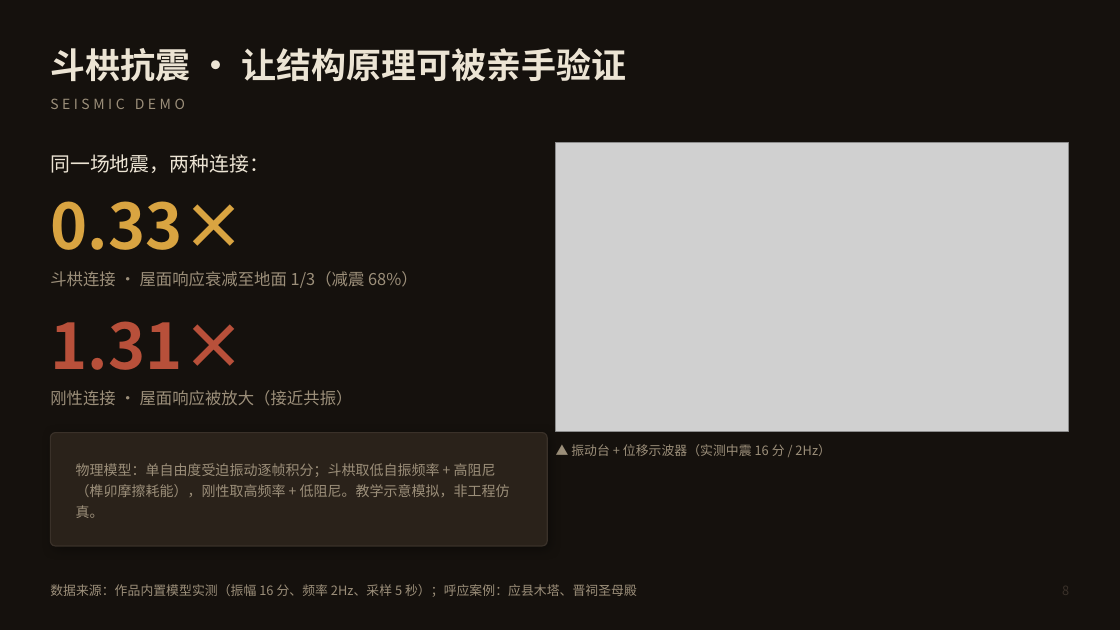
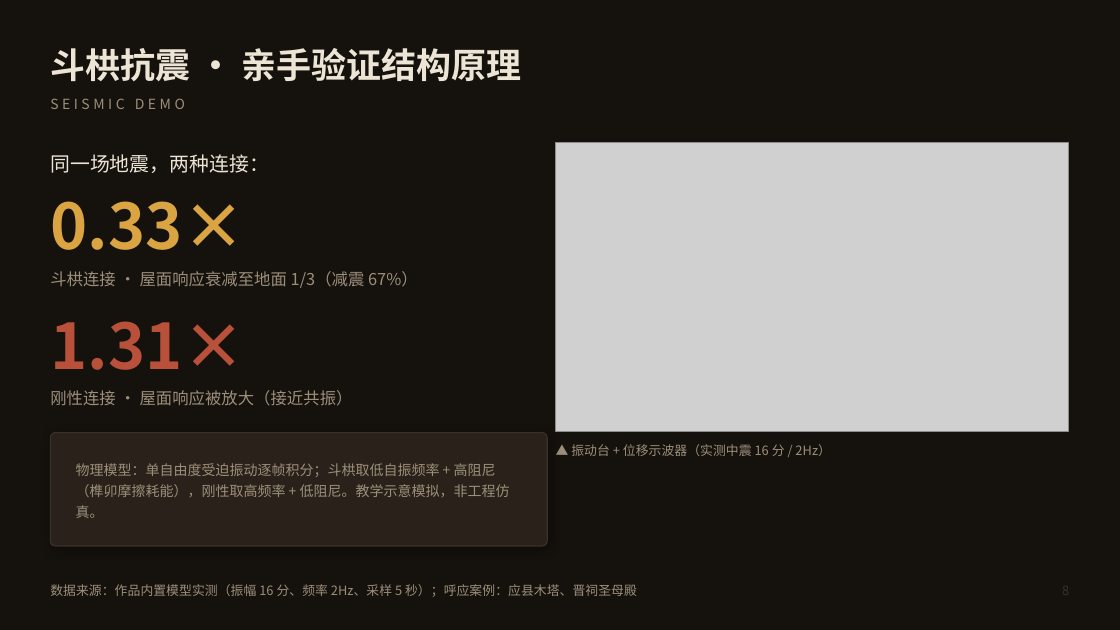
Before and after one commit to honggong123/yingzao, a slide deck: slide 8 of docs/答辩PPT.pptx. Drawn at 1120x630 pixels with LibreOffice and Linux fonts; fonts in the diff are those of the drawing; grey boxes stand for pictures. Boxes give left, top, right and bottom in pixels: in the first picture for what was removed or moved away, otherwise in the second. Text is boxed around its words. In the diff, an @@ line names an element or a change of style, - is before the commit and + after.

```diff
--- a/docs/答辩PPT.pptx
+++ b/docs/答辩PPT.pptx
@@ text at (50,48,521,81): text changed @@
-斗栱抗震 · 让结构原理可被亲手验证
+斗栱抗震 · 亲手验证结构原理
@@ text at (50,271,418,288): text changed @@
-斗栱连接 · 屋面响应衰减至地面 1/3（减震 68%）
+斗栱连接 · 屋面响应衰减至地面 1/3（减震 67%）
```
Also in this commit, not shown: 9 other slides changed, 7 other files.
